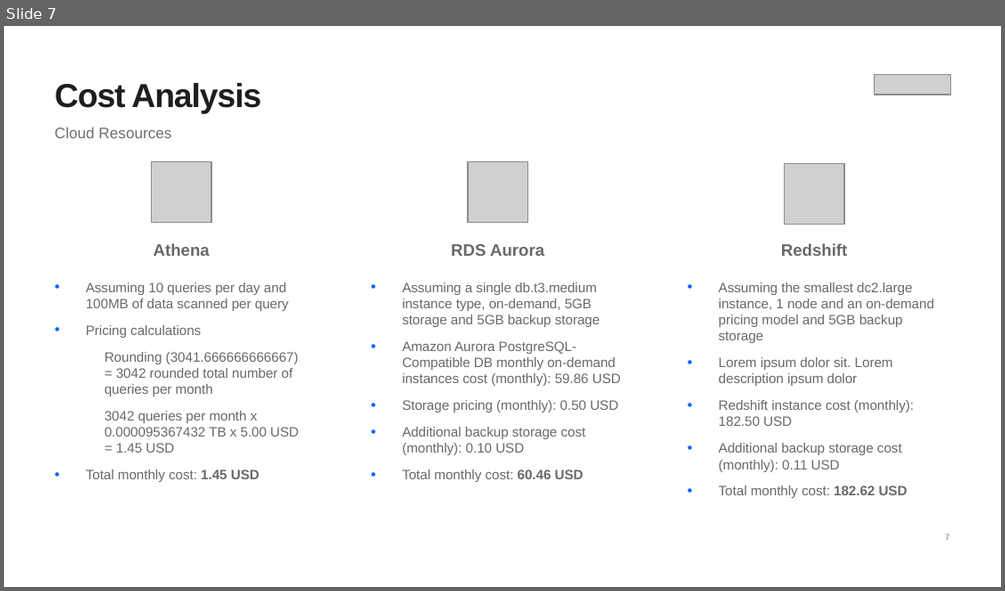
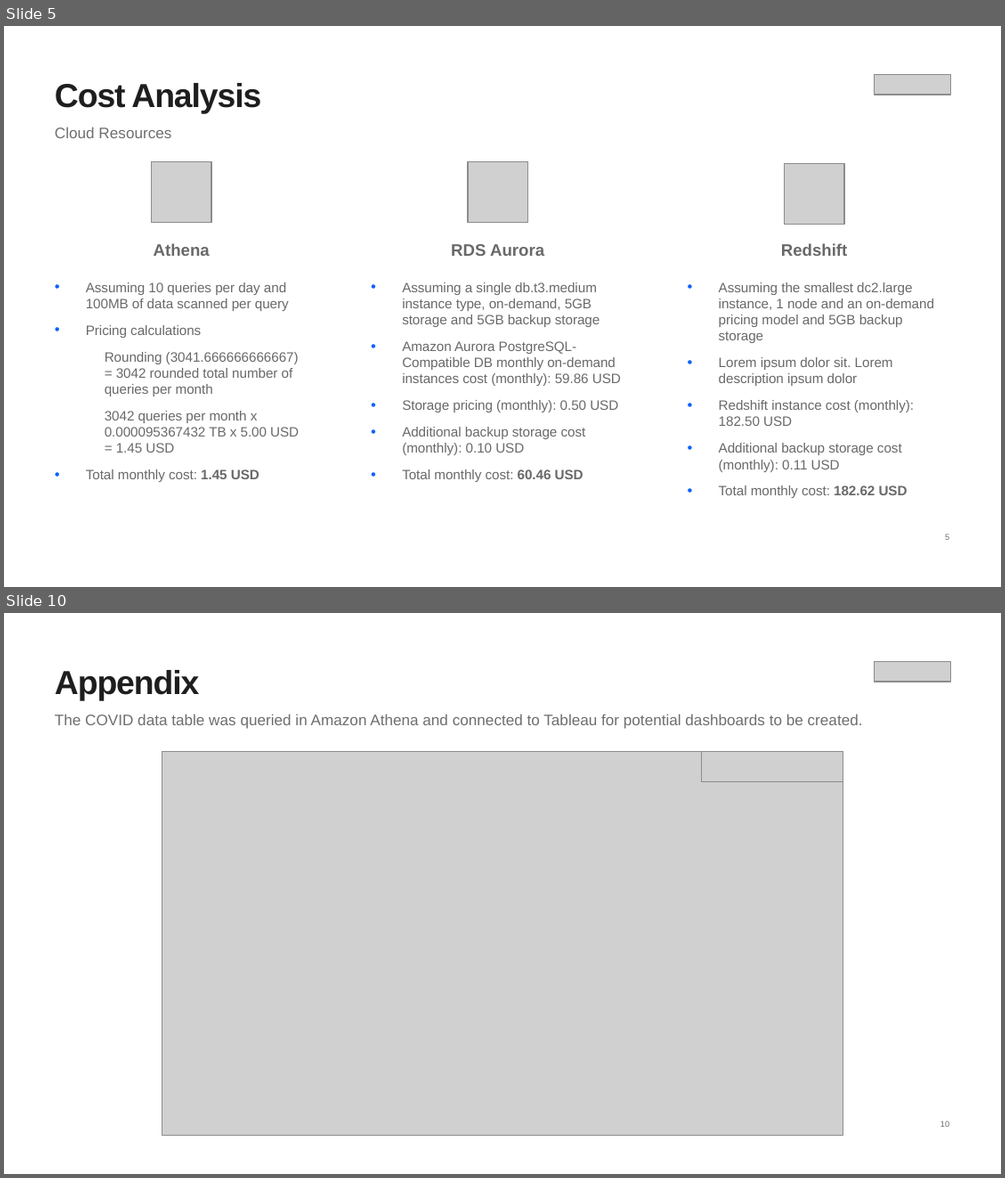
Before and after one commit to michalsicak/cloudDEacad-capstone-uk, a slide deck: Coranavirus Capstone Project.pptx. Shown one above the other, each under a label of ours: slide 7 before the commit, slides 5 and 10 after it; the slides between them are not shown. The pictures are 1005x591 and 1005x1178 pixels, drawn with LibreOffice and Linux fonts; fonts in the diff are those of the drawing; grey boxes stand for pictures. Boxes give left, top, right and bottom in pixels: in the first picture for what was removed or moved away, otherwise in the second. Text is boxed around its words. In the diff, an @@ line names an element or a change of style, - is before the commit and + after.

```diff
--- a/Coranavirus Capstone Project.pptx
+++ b/Coranavirus Capstone Project.pptx
@@ slide 10 added at [4, 613, 1001, 1174], background #FFFFFF; not listed: 1 template element that a slide beside it also shows @@
@@ picture added at [874, 662, 951, 682] @@
@@ text added at [55, 670, 199, 700], 24 pt, text #1E1E1E, bold @@
+Appendix
@@ text added at [55, 714, 863, 729], 11 pt, text #6E6E6E @@
+The COVID data table was queried in Amazon Athena and connected to Tableau for potential dashboards to be created.
@@ picture added at [162, 752, 843, 1135] @@
@@ picture added at [702, 752, 843, 781] @@
@@ what was slide 7 is now slide 5 @@
@@ page number at [945, 534, 949, 540]: text changed @@
-7
+5
```
Also in this commit, not shown: 7 slides changed, 3 other slides added, 3 slides removed.
